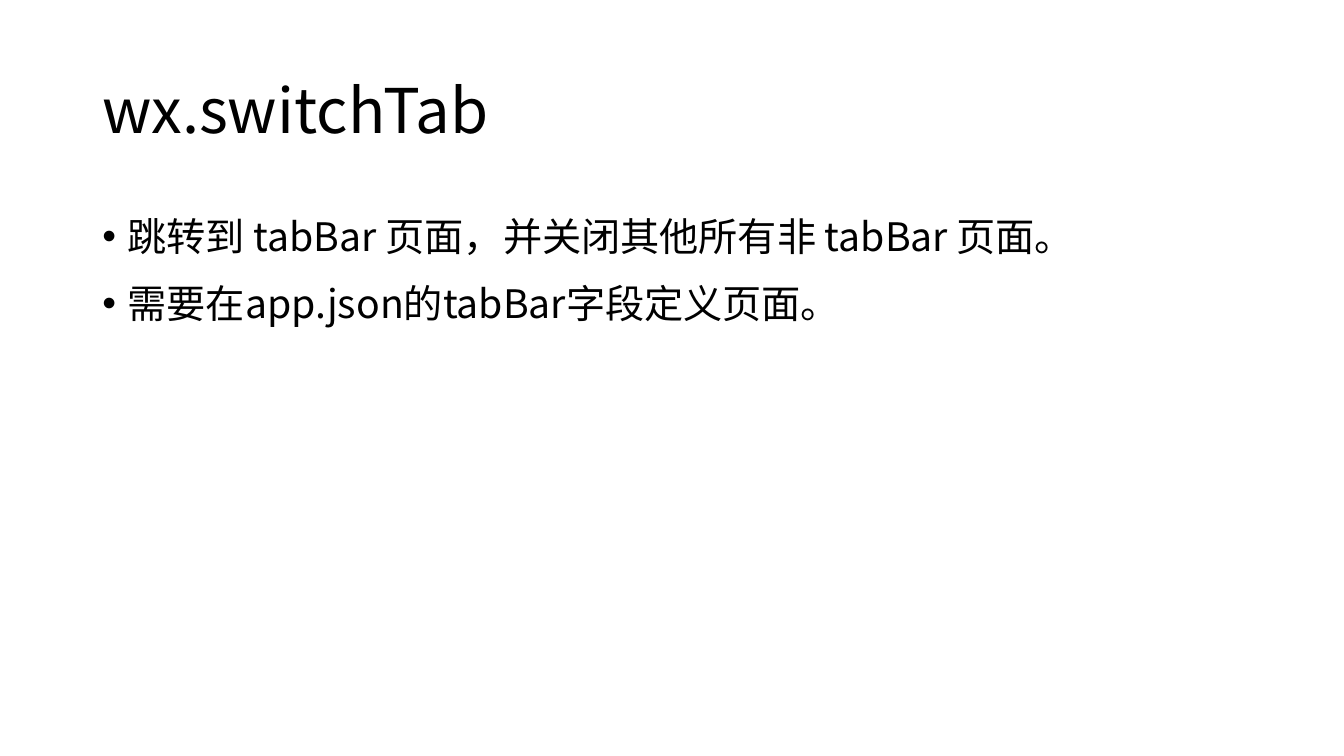
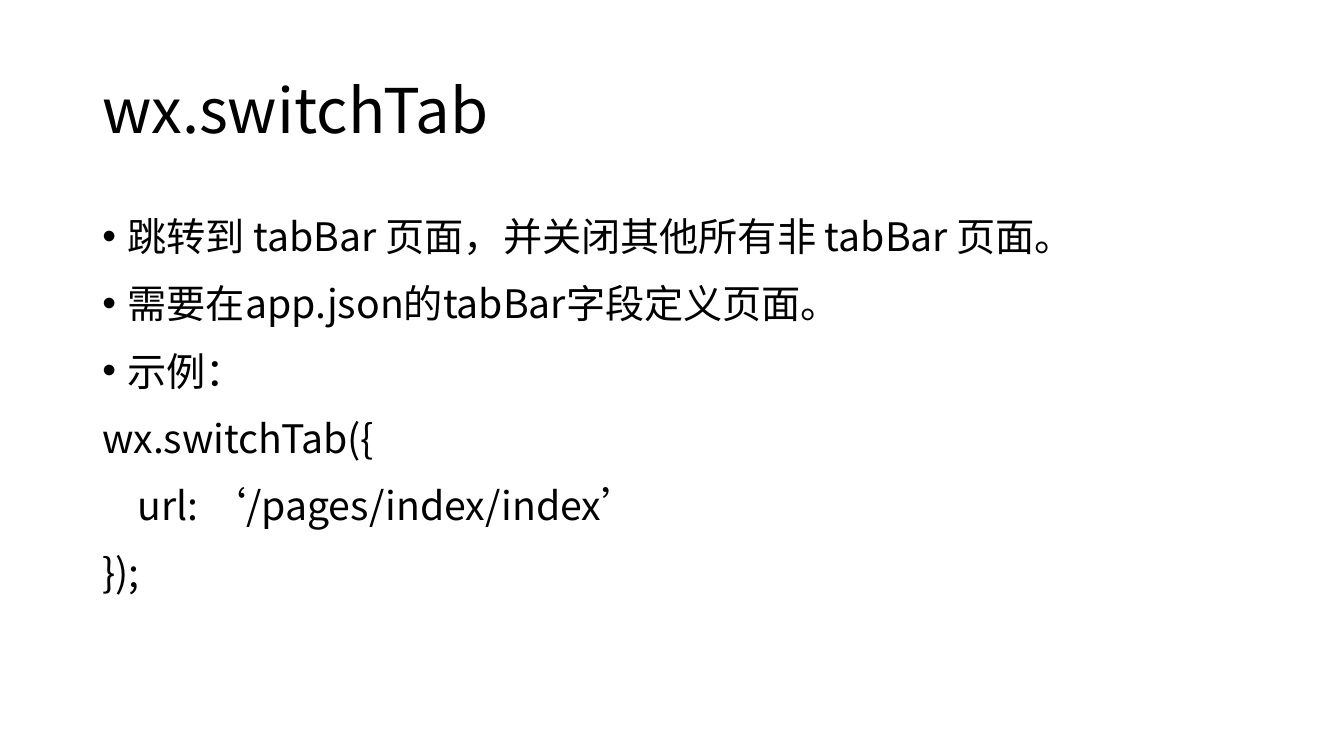
Before and after one commit to edu2act/course-wechat-and-miniprogram, a slide deck: slide 3 of materials/ch02/ch02_6-路由.pptx. Drawn at 1344x756 pixels with LibreOffice and Linux fonts; fonts in the diff are those of the drawing. Boxes give left, top, right and bottom in pixels: in the first picture for what was removed or moved away, otherwise in the second. Text is boxed around its words. In the diff, an @@ line names an element or a change of style, - is before the commit and + after.

```diff
--- a/materials/ch02/ch02_6-路由.pptx
+++ b/materials/ch02/ch02_6-路由.pptx
@@ text at (102,353,640,530): paragraphs added @@
+• 示例：
+wx.switchTab({
+url: ‘/pages/index/index’
+});
```
Also in this commit, not shown: 3 other slides changed, 8 other files.
